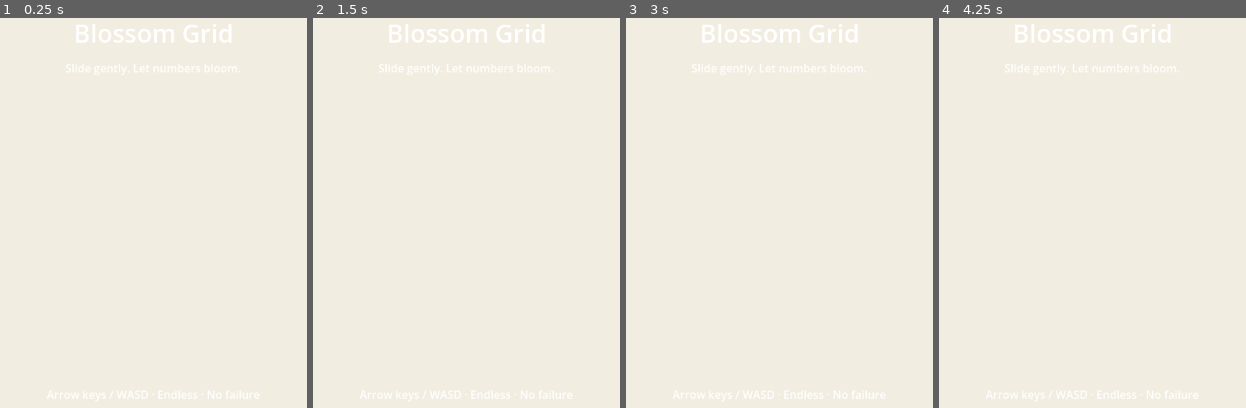
Above: before the commit, frames 1-4 (left to right).
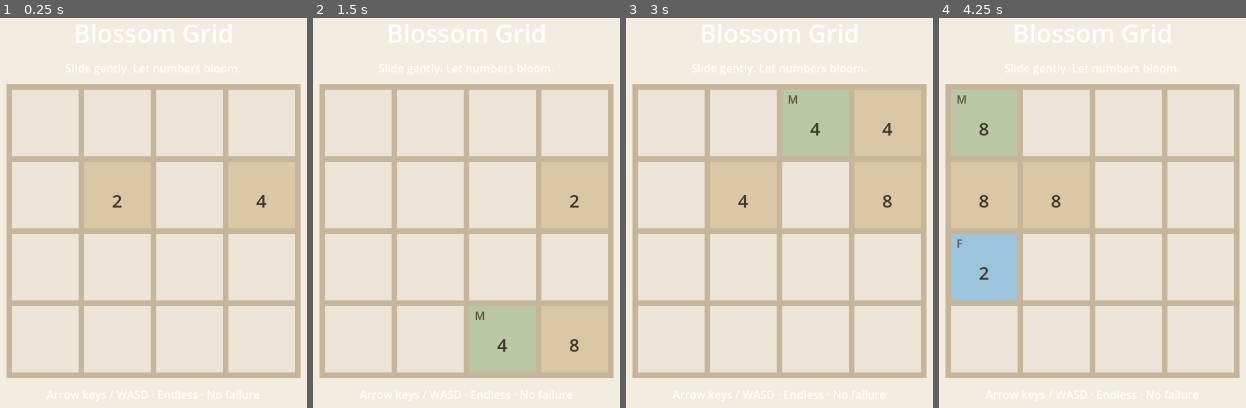
Above: after the commit, the same moments.

Repository: keyscome/blossom-grid
Game: Godot game, scene res://scenes/Main.tscn
The game is run twice, just before and just after one commit, with the same random seed, the same clock (stepped at 60 frames per second) and the same inputs.
Inputs:
- Up to frame 1 (0.25 s): no input
- Up to frame 2 (1.5 s): tap Enter at 0.5 s; hold Right (ui_right) 0.53-1.28 s; tap Space at 1.25 s; hold Down (ui_down) from 1.28 s (still down)
- Up to frame 3 (3 s): tap Enter at 2 s; release Down (ui_down) at 2.03 s; hold Right (ui_right) 2.03-2.78 s; tap Space at 2.75 s; hold Up (ui_up) from 2.78 s (still down)
- Up to frame 4 (4.25 s): tap Enter at 3.5 s; release Up (ui_up) at 3.53 s; hold Left (ui_left) from 3.53 s (still down)

The runs differ from the first frame. In frame 1, 21% of the frame differs, in the area x 1-99%, y 16-93%; in frame 2, 25%; in frame 3, 28%; in frame 4, 28%.
Error before the commit: Parse Error: Cannot infer the type of "temp" variable because the value doesn't have a set type. (res://scripts/Board.gd:190)

Commit message:
fix: add explicit GDScript types for Godot 4.5.1 parsing
Agent-Logs-Url: https://github.com/keyscome/blossom-grid/sessions/a0f4472c-85c8-4013-9131-400eeb13a5f5

Co-authored-by: alanthssss <32271197+alanthssss@users.noreply.github.com>

Diff:
--- a/scripts/Board.gd
+++ b/scripts/Board.gd
@@ -37,7 +37,7 @@
 		push_warning("Failed to load tile_config.json, using defaults")
 		return
 
-	var parsed := JSON.parse_string(file.get_as_text())
+	var parsed = JSON.parse_string(file.get_as_text())
 	if typeof(parsed) == TYPE_DICTIONARY:
 		config.merge(parsed, true)
 		var mapped_colors := {}
@@ -187,7 +187,7 @@
 	if not _inside(end):
 		return
 	if grid[end.y][end.x]["value"] == 0:
-		var temp := grid[start.y][start.x]
+		var temp: Dictionary = grid[start.y][start.x]
 		grid[start.y][start.x] = _empty_cell()
 		grid[end.y][end.x] = temp.duplicate(true)
 		return
@@ -203,8 +203,8 @@
 		chain.append(cursor)
 
 	for i in range(chain.size() - 1, -1, -1):
-		var from_pos := chain[i]
-		var to_pos := from_pos + dir
+		var from_pos: Vector2i = chain[i]
+		var to_pos: Vector2i = from_pos + dir
 		grid[to_pos.y][to_pos.x] = grid[from_pos.y][from_pos.x].duplicate(true)
 	grid[end.y][end.x] = grid[start.y][start.x].duplicate(true)
 	grid[start.y][start.x] = _empty_cell()
@@ -225,7 +225,7 @@
 func _neighbors(pos: Vector2i) -> Array:
 	var result: Array = []
 	for d in [Vector2i.LEFT, Vector2i.RIGHT, Vector2i.UP, Vector2i.DOWN]:
-		var n := pos + d
+		var n: Vector2i = pos + d
 		if _inside(n):
 			result.append(n)
 	return result
